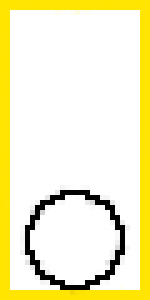
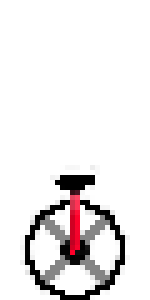
Two versions of the same layered image (150x300). Layer-by-layer changes:
renamed "Wheel" to "Unicycle", painted on it over (x1=20, y1=165, x2=130, y2=300)
hid "Collision", painted on it over (x1=0, y1=0, x2=150, y2=300)
